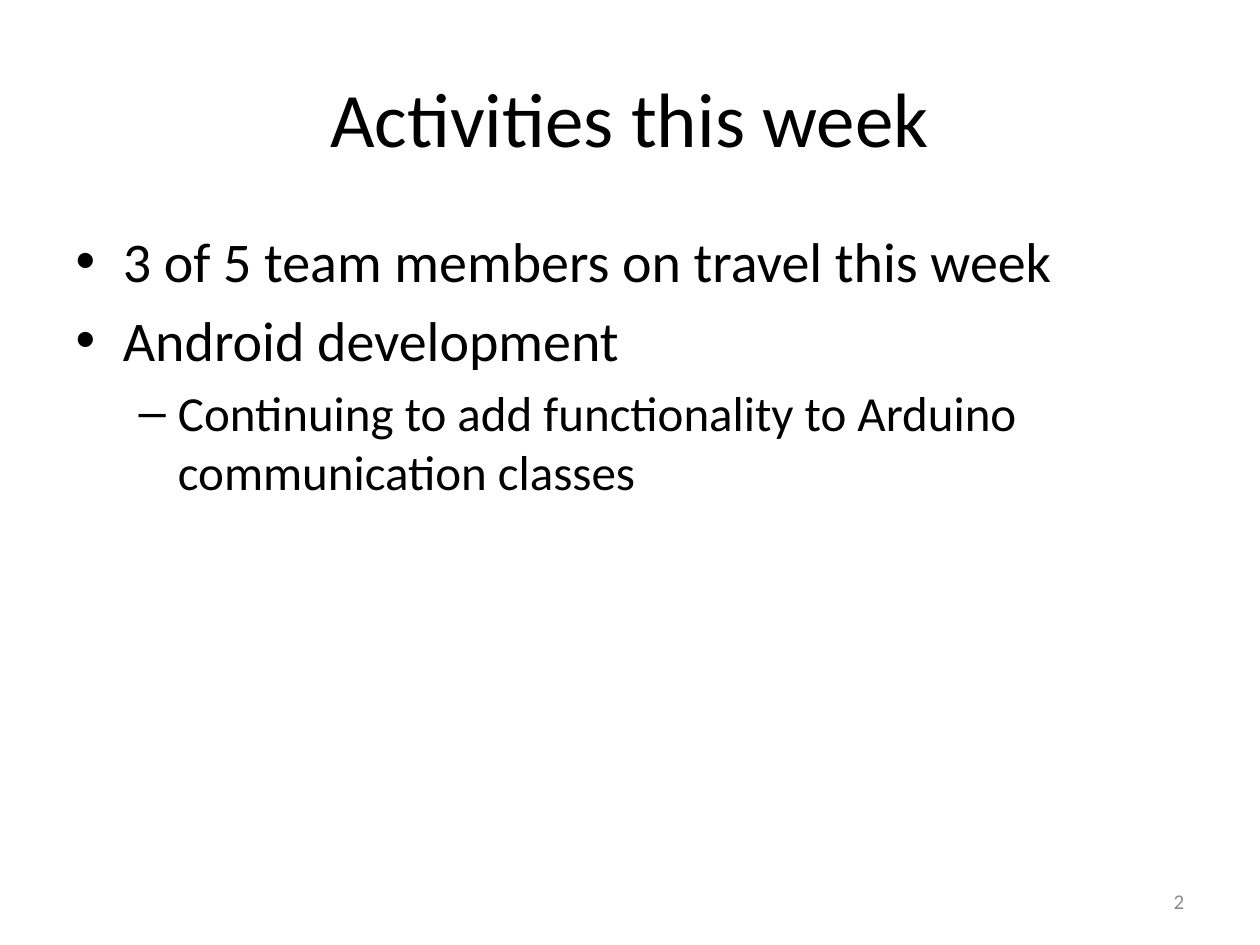
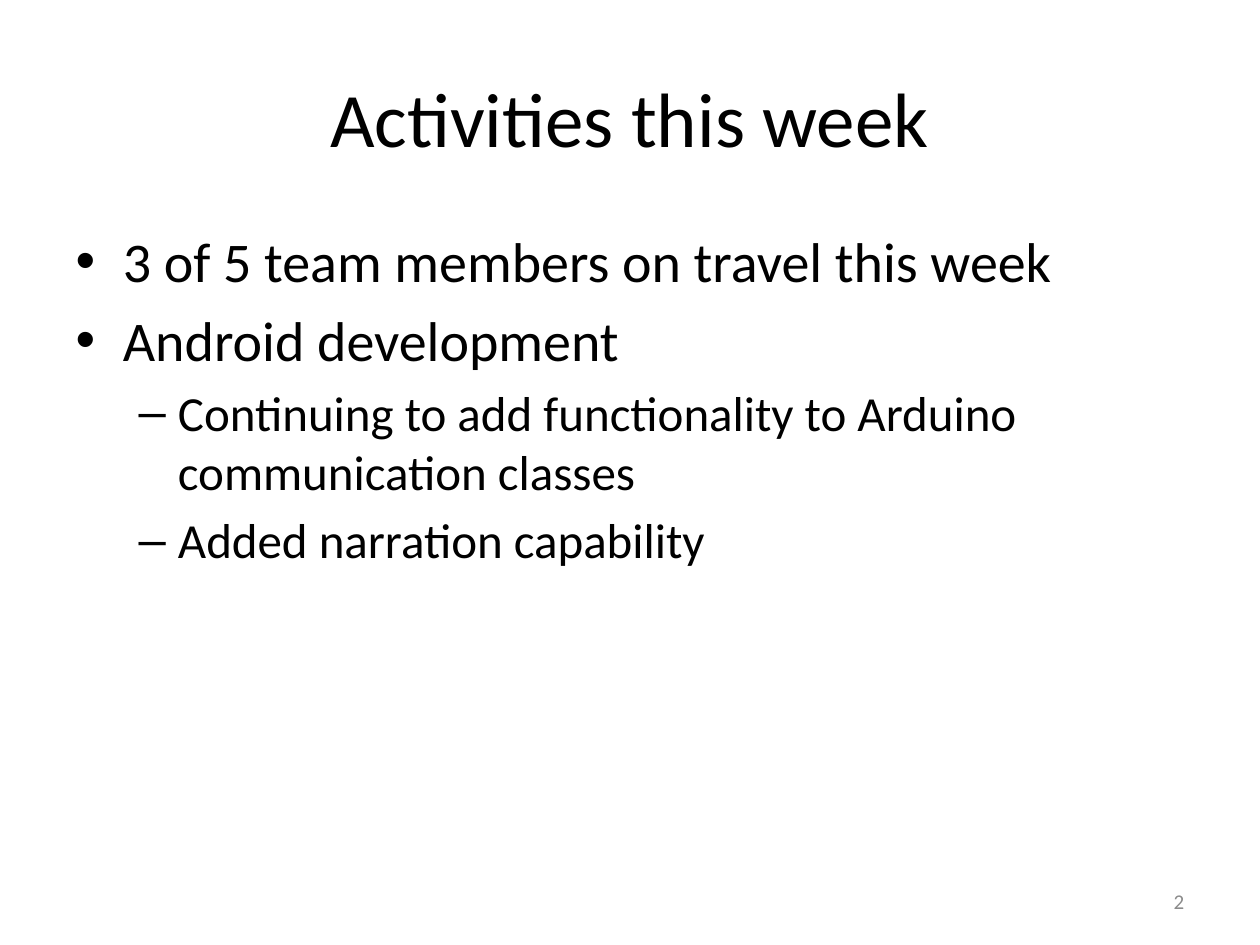
Before and after one commit to mplynch/tunnelk, a slide deck: slide 2 of doc/tunnelk Status - 2012-03-15.pptx. Drawn at 1260x945 pixels with LibreOffice and Linux fonts; fonts in the diff are those of the drawing. Boxes give left, top, right and bottom in pixels: in the first picture for what was removed or moved away, otherwise in the second. Text is boxed around its words. In the diff, an @@ line names an element or a change of style, - is before the commit and + after.

```diff
--- a/doc/tunnelk Status - 2012-03-15.pptx
+++ b/doc/tunnelk Status - 2012-03-15.pptx
@@ text at (178,524,705,566): paragraph added @@
+  – Added narration capability
```
Also in this commit, not shown: 1 other slide changed.
